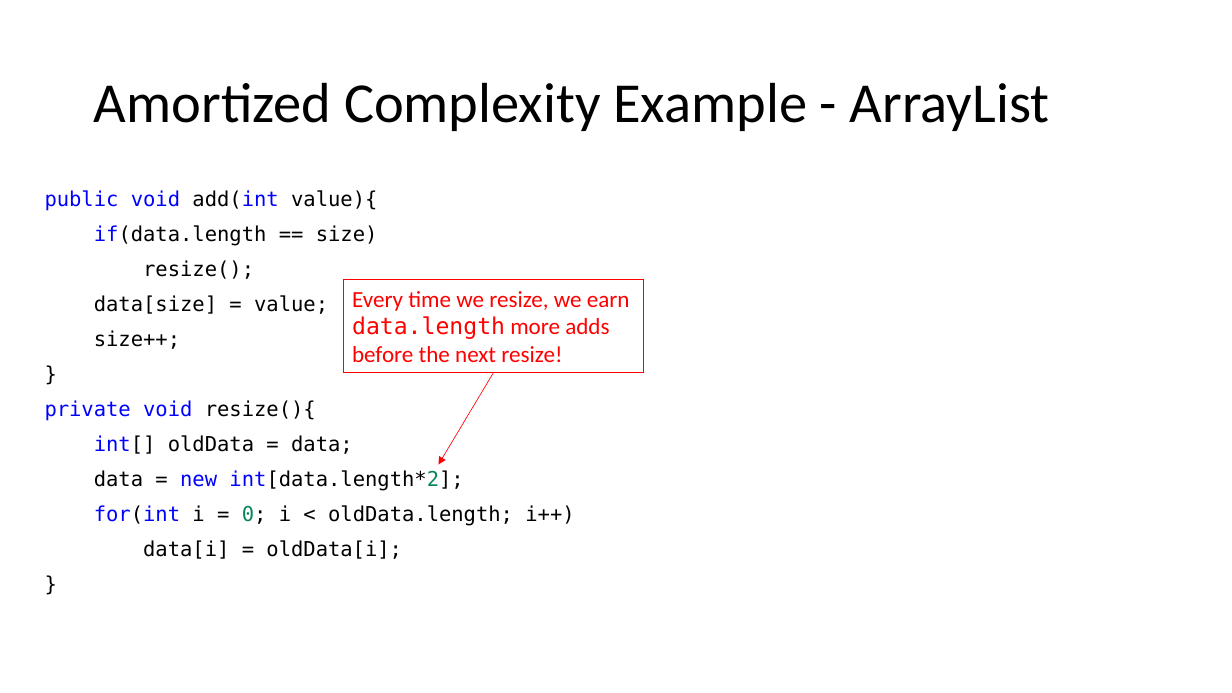
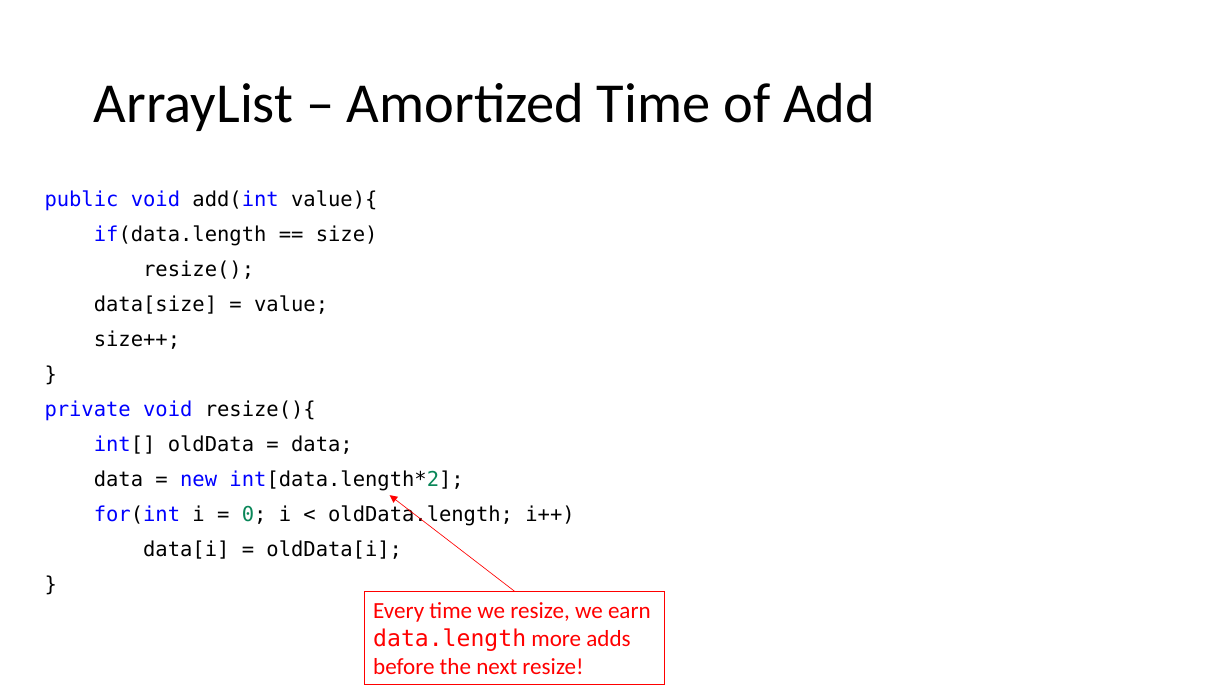
Before and after one commit to natebrunelle/cse332, a slide deck: slide 32 of markdown/files/slides/lecture2_analysis1.pptx (slide 30 before the commit). Drawn at 1232x693 pixels with LibreOffice and Linux fonts; fonts in the diff are those of the drawing; grey boxes stand for pictures. Boxes give left, top, right and bottom in pixels: in the first picture for what was removed or moved away, otherwise in the second. Text is boxed around its words. In the diff, an @@ line names an element or a change of style, - is before the commit and + after.

```diff
--- a/markdown/files/slides/lecture2_analysis1.pptx
+++ b/markdown/files/slides/lecture2_analysis1.pptx
@@ title at (x1=94, y1=82, x2=875, y2=131): text changed @@
-Amortized Complexity Example - ArrayList
+ArrayList – Amortized Time of Add
@@ arrow moved from (494, 373) - (439, 465) to (515, 592) - (390, 495) @@
@@ rectangle "Every time we resize, we ..." moved from (x1=343, y1=280, x2=643, y2=373) to (x1=364, y1=592, x2=665, y2=685) @@
```
Also in this commit, not shown: 10 other slides changed, 2 slides added, 4 other files.
